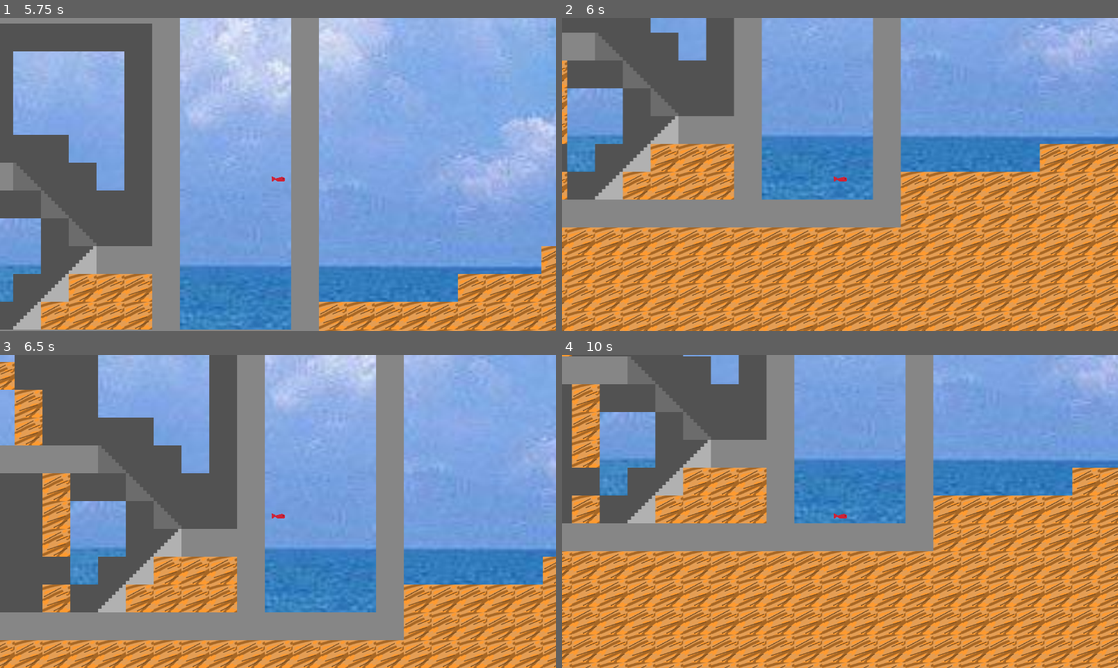
Above: before the commit, frames 1-4 (two rows, left to right).
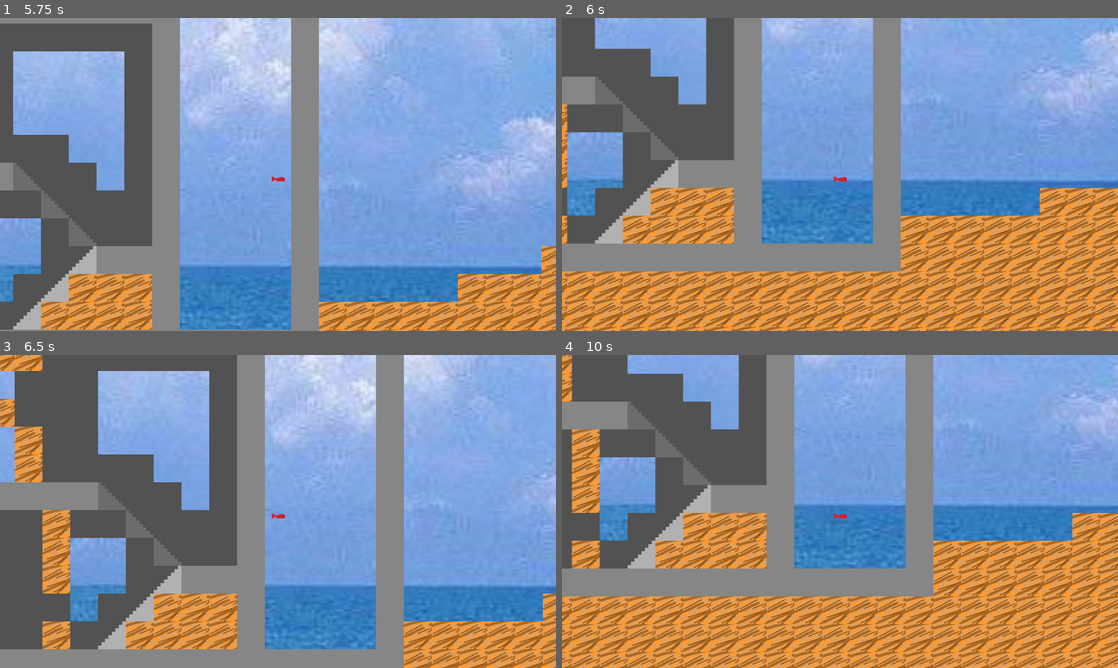
Above: after the commit, the same moments.

Repository: SweetFrontier/Fish
Game: Godot game, scene res://Scenes/Main.tscn
Same seed, same stepped clock (60 frames per second), same inputs: the game is played once before the commit and once after it.
Inputs (mouse positions are in pixels of both pictures, inside the frame that each line leads up to):
- Up to frame 1 (5.75 s): tap Enter at 0.5 s; move the mouse to (400, 158) at 0.52 s; hold F 0.53-1.28 s; hold Right (ui_right) 0.53-2.03 s; click (400, 158) at 0.67 s; move the mouse to (166, 190) at 1.27 s; tap F at 1.35, 2.85, 4.35 s; move the mouse to (333, 105) at 2.02 s; hold Left (ui_left) 2.03-2.78 s; hold F 2.03-2.78 s; move the mouse to (250, 237) at 2.77 s; hold Right (ui_right) 2.78-4.28 s; click (250, 237) at 2.92 s; move the mouse to (444, 221) at 3.52 s; hold F 3.53-4.28 s; move the mouse to (111, 127) at 4.27 s; hold Left (ui_left) 4.28-5.03 s; move the mouse to (305, 174) at 5.02 s; hold Right (ui_right) from 5.03 s (still down); hold F from 5.03 s (still down); click (305, 174) at 5.17 s
- Up to frame 2 (6 s): move the mouse to (756, 96) at 5.77 s; release Right (ui_right) at 5.78 s; release F at 5.78 s; hold Left (ui_left) from 5.78 s (still down); tap F at 5.85 s
- Up to frame 3 (6.5 s): keep holding Left (ui_left)
- Up to frame 4 (10 s): move the mouse to (962, 495) at 6.52 s; hold F 6.53-7.28 s; move the mouse to (728, 527) at 7.27 s; release Left (ui_left) at 7.28 s; hold Right (ui_right) 7.28-9.53 s; tap F at 7.35, 8.85 s; click (728, 527) at 7.42 s; move the mouse to (895, 442) at 8.02 s; hold F 8.03-8.78 s; move the mouse to (812, 574) at 8.77 s; move the mouse to (1006, 558) at 9.52 s; hold Left (ui_left) from 9.53 s (still down); hold F from 9.53 s (still down); click (1006, 558) at 9.67 s

Frame 1 is identical in both runs. In frame 2, 59% of the frame differs, in the area x 0-100%, y 0-100%; in frame 3, 46%; in frame 4, 59%.

Commit message:
Elevator Function

Diff:
--- a/Scenes/Elevator.tscn
+++ b/Scenes/Elevator.tscn
@@ -1,10 +1,14 @@
-[gd_scene load_steps=6 format=3 uid="uid://cveytbhngs47s"]
+[gd_scene load_steps=7 format=3 uid="uid://cveytbhngs47s"]
 
-[ext_resource type="Texture2D" uid="uid://cvkdeynna0hed" path="res://Art/ElevatorOpen.png" id="1_ym2or"]
+[ext_resource type="Texture2D" uid="uid://byvoyu5r3lfxn" path="res://Art/ElevatorOpen.png" id="1_ym2or"]
 [ext_resource type="Script" path="res://Scripts/Elevator.gd" id="2_nhjnr"]
 
 [sub_resource type="RectangleShape2D" id="RectangleShape2D_lswfj"]
 size = Vector2(121, 312)
+
+[sub_resource type="SegmentShape2D" id="SegmentShape2D_ltkns"]
+a = Vector2(226, 297)
+b = Vector2(-30, 293)
 
 [sub_resource type="Animation" id="Animation_qlc63"]
 resource_name = "level_down"
@@ -33,8 +37,8 @@
 script = ExtResource("2_nhjnr")
 
 [node name="TextureRect" type="TextureRect" parent="Elevator"]
-offset_right = 40.0
-offset_bottom = 40.0
+offset_right = 256.0
+offset_bottom = 384.0
 texture = ExtResource("1_ym2or")
 
 [node name="CollisionShape2D" type="CollisionShape2D" parent="Elevator"]
@@ -42,17 +46,21 @@
 shape = SubResource("RectangleShape2D_lswfj")
 
 [node name="Blocker" type="StaticBody2D" parent="."]
-position = Vector2(0, 1922)
+position = Vector2(0, 1857.93)
 
-[node name="CollisionPolygon2D" type="CollisionPolygon2D" parent="Blocker"]
+[node name="BucketCollision" type="CollisionPolygon2D" parent="Blocker"]
 position = Vector2(30, 68)
-polygon = PackedVector2Array(29, -1, 20, 285, 177, 287, 177, -3, 200, -2, 196, 313, -1, 315, 1, 1)
+polygon = PackedVector2Array(173, 4, 174, 300, 21, 298, 22, 9, 3, 9, -1, 314, 190, 316, 184, -4, 2, -6, 2, 3)
 disabled = true
+
+[node name="FloorCollision" type="CollisionShape2D" parent="Blocker"]
+position = Vector2(30, 68)
+shape = SubResource("SegmentShape2D_ltkns")
 
 [node name="AnimationPlayer" type="AnimationPlayer" parent="."]
 libraries = {
 "": SubResource("AnimationLibrary_rb1kc")
 }
 
-[connection signal="body_entered" from="Elevator" to="Elevator" method="_on_body_entered"]
-[connection signal="body_exited" from="Elevator" to="Elevator" method="_on_body_exited"]
+[connection signal="body_shape_entered" from="Elevator" to="Elevator" method="_on_body_shape_entered"]
+[connection signal="body_shape_exited" from="Elevator" to="Elevator" method="_on_body_shape_exited"]
--- a/Scripts/Elevator.gd
+++ b/Scripts/Elevator.gd
@@ -4,17 +4,25 @@
 var fish_here : bool = false
 var moving_down : bool = false
 
+
 func _physics_process(delta):
 	if (moving_down):
 		$"../AnimationPlayer".play("level_down")
+		moving_down = false
+
 
 func _input(event):
 	if (fish_here and Input.is_key_pressed(KEY_F)):
-		$"../Blocker/CollisionPolygon2D".disabled = false
+		$TextureRect.texture = load("res://Art/ElevatorClosed.png")
+		$TextureRect.z_index = 11
+		$"../Blocker/FloorCollision".disabled = true
+		$"../Blocker/BucketCollision".disabled = false
+		moving_down = true
 
-func _on_body_entered(body):
+
+func _on_body_shape_entered(body_rid: RID, body: Node2D, body_shape_index: int, local_shape_index: int) -> void:
 	fish_here = true
 
 
-func _on_body_exited(body):
+func _on_body_shape_exited(body_rid: RID, body: Node2D, body_shape_index: int, local_shape_index: int) -> void:
 	fish_here = false
